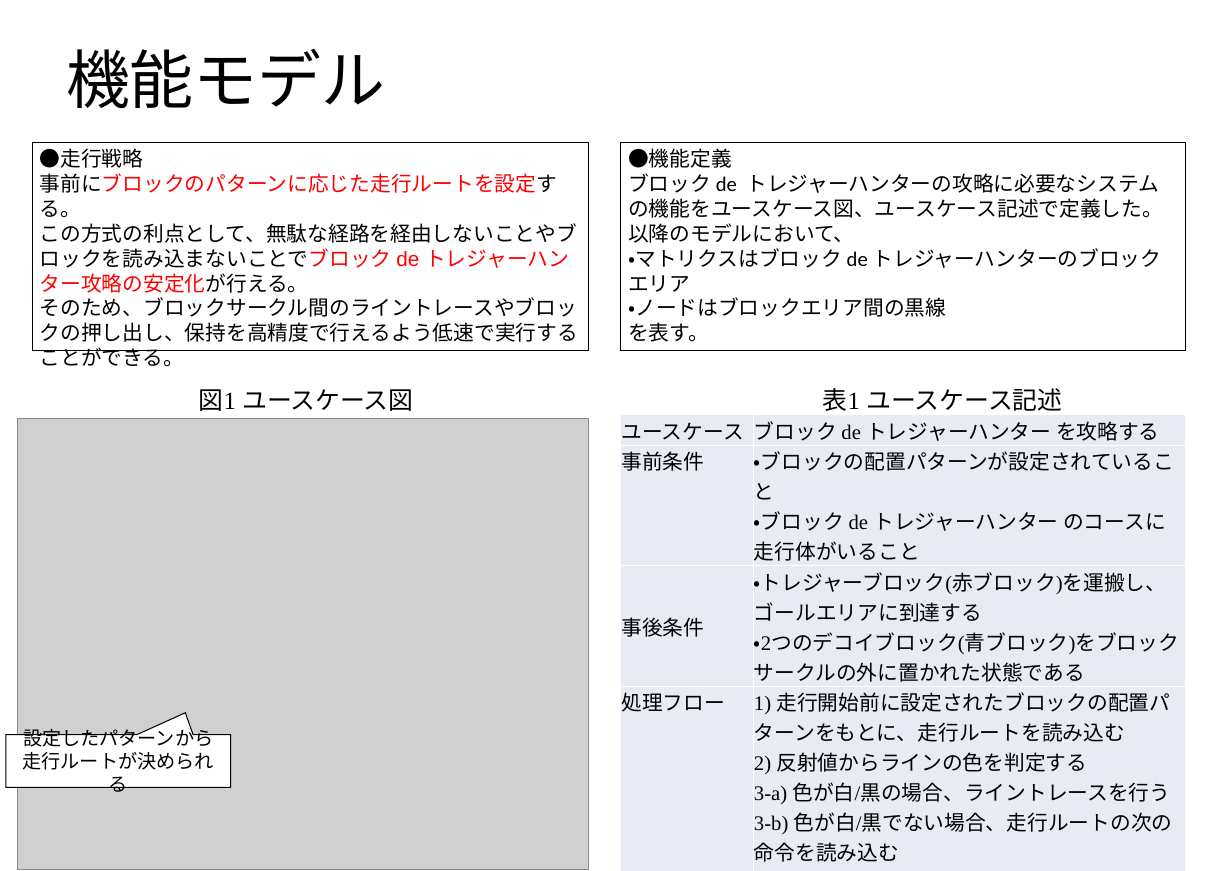
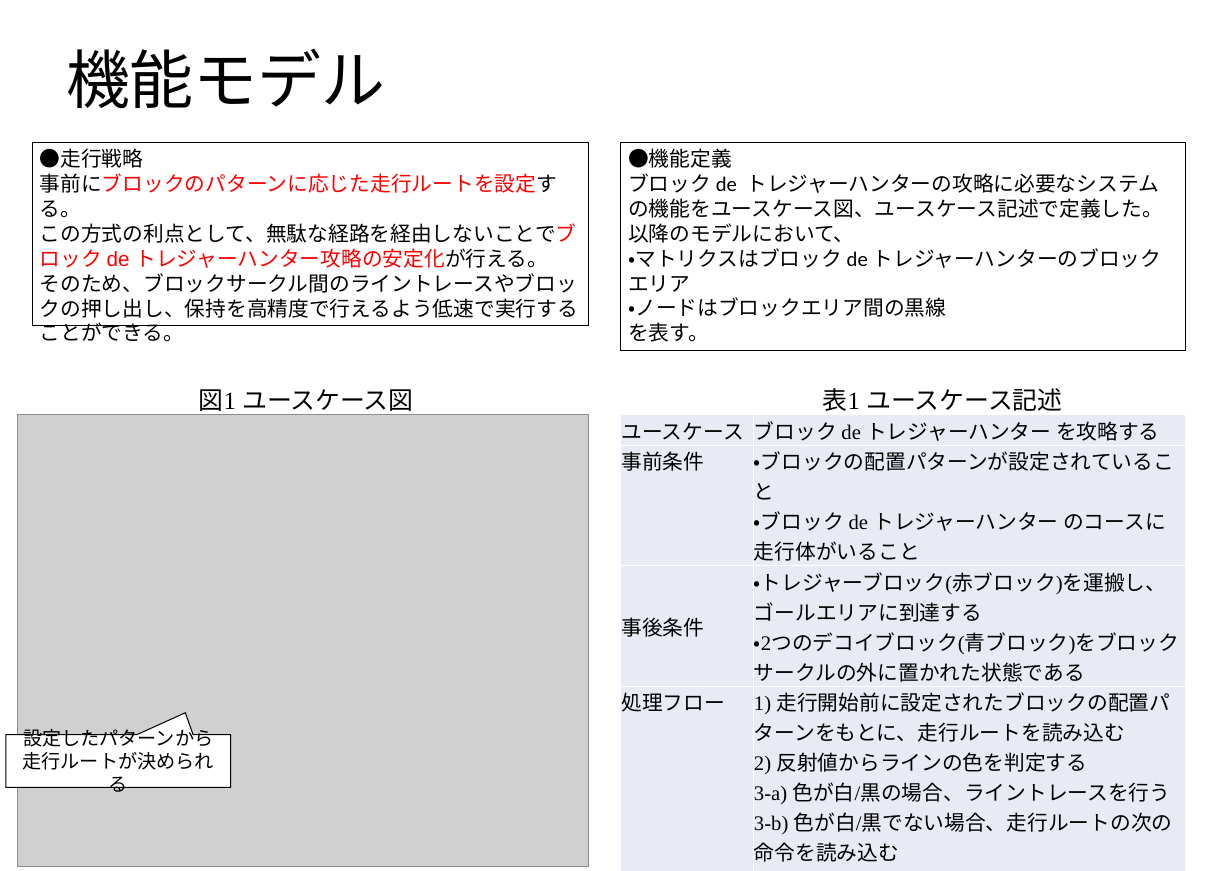
Before and after one commit to SSS-etrobo-2023/master, a slide deck: slide 2 of document/PRI_040_RWKYI.pptx. Drawn at 1232x871 pixels with LibreOffice and Linux fonts; fonts in the diff are those of the drawing; grey boxes stand for pictures. Boxes give left, top, right and bottom in pixels: in the first picture for what was removed or moved away, otherwise in the second. Text is boxed around its words. In the diff, an @@ line names an element or a change of style, - is before the commit and + after.

Commit message:
モデル図 マージ_3 誤記修正、文言統一

```diff
--- a/document/PRI_040_RWKYI.pptx
+++ b/document/PRI_040_RWKYI.pptx
@@ rectangle "●走行戦略 事前にブロックのパターンに応じた走行ルートを設定する。 この方式の利点として、無駄な経路を経由しないことでブ ..." resized from (x1=32, y1=142, x2=588, y2=350) to (x1=32, y1=142, x2=588, y2=326) @@
@@ text in rectangle at (x1=40, y1=148, x2=578, y2=342): text changed @@
-●走行戦略
-事前にブロックのパターンに応じた走行ルートを設定する。
-この方式の利点として、無駄な経路を経由しないことやブロックを読み込まないことでブロック de トレジャーハンター攻略の安定化が行える。
-そのため、ブロックサークル間のライントレースやブロックの押し出し、保持を高精度で行えるよう低速で実行することができる。
+●走行戦略
+事前にブロックのパターンに応じた走行ルートを設定する。
+この方式の利点として、無駄な経路を経由しないことでブロック de トレジャーハンター攻略の安定化が行える。
+そのため、ブロックサークル間のライントレースやブロックの押し出し、保持を高精度で行えるよう低速で実行することができる。
@@ picture moved from (x1=18, y1=418, x2=589, y2=870) to (x1=17, y1=414, x2=588, y2=866) @@
```
Also in this commit, not shown: 1 other file.
